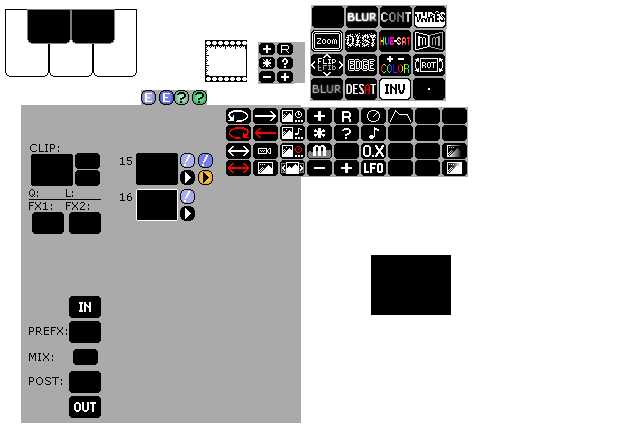
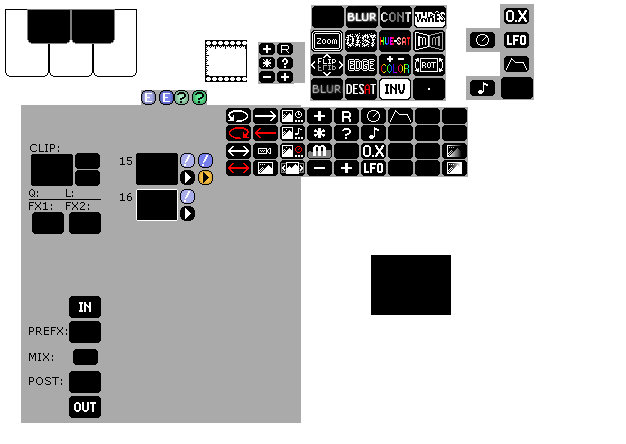
Layer changes from the first 626 x 444 image to the second:
painted on "New Layer#4" over [469, 7, 530, 97]
painted on "New Layer#3" over [466, 4, 534, 100]
